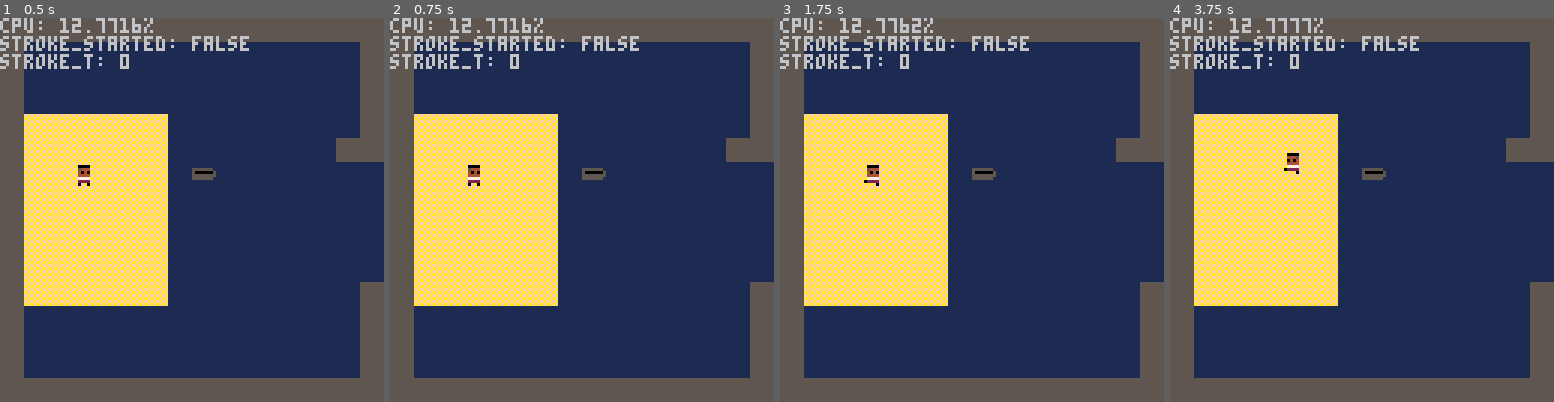
Above: before the commit, frames 1-4 (left to right).
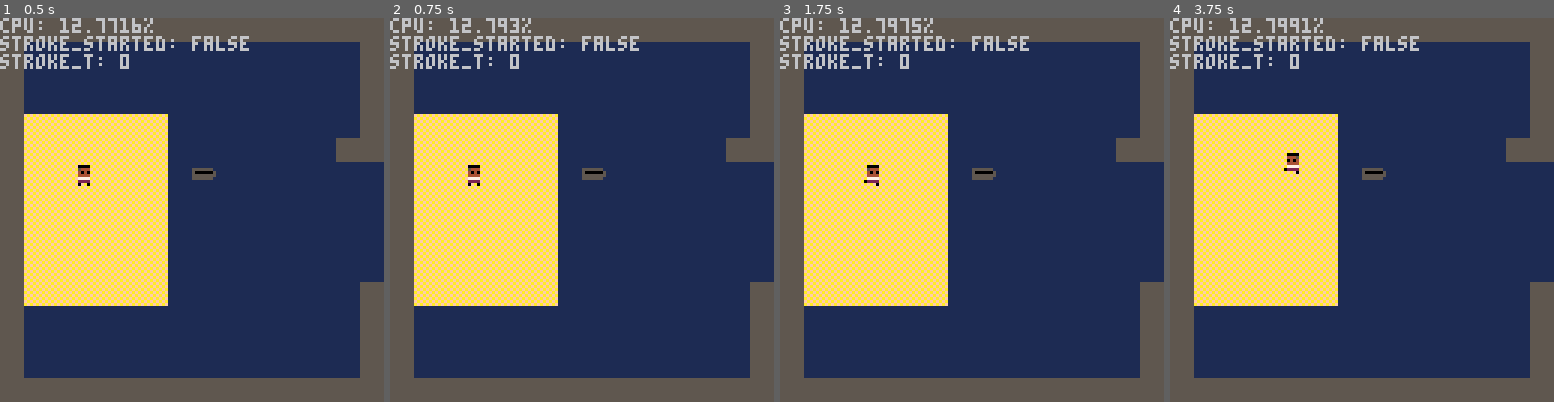
Above: after the commit, the same moments.

Repository: frojo/pico8
Game: PICO-8 cartridge carts/adventure.p8
The game is run twice, just before and just after one commit, with the same random seed, the same clock (stepped at 60 frames per second) and the same inputs.
Inputs:
- Up to frame 1 (0.5 s): tap X (X key) at 0.33 s
- Up to frame 2 (0.75 s): tap O (Z key) at 0.7 s
- Up to frame 3 (1.75 s): tap X (X key) at 1.07 s; hold Right from 1.6 s (still down); tap O (Z key) at 1.7 s
- Up to frame 4 (3.75 s): tap X (X key) at 1.85, 2.97 s; release Right at 2.1 s; tap O (Z key) every 0.4 s from 2.1 to 3.7 s; hold Up 2.15-2.42 s; hold Right 2.47-3.03 s; hold Left 3.08-3.58 s; hold Down from 3.63 s (still down)

Frame 1 is identical in both runs. In frame 2, 0.1% of the frame differs, in the area x 28-40%, y 0-4%; in frame 3, 0.1%; in frame 4, less than 0.1%.

Commit message:
fixed jump-in button to c

Diff:
--- a/carts/adventure.p8
+++ b/carts/adventure.p8
@@ -162,7 +162,7 @@
 		player.y += player.dy * walk_speed
 
 		-- pressing c let's the player hop into the boat
-		if btnp(6, pnum) then
+		if btnp(4, pnum) then
 			if dist(player.x, player.y, boat.x, boat.y) < 8 then
 				player.x = boat.x
 				player.y = boat.y
